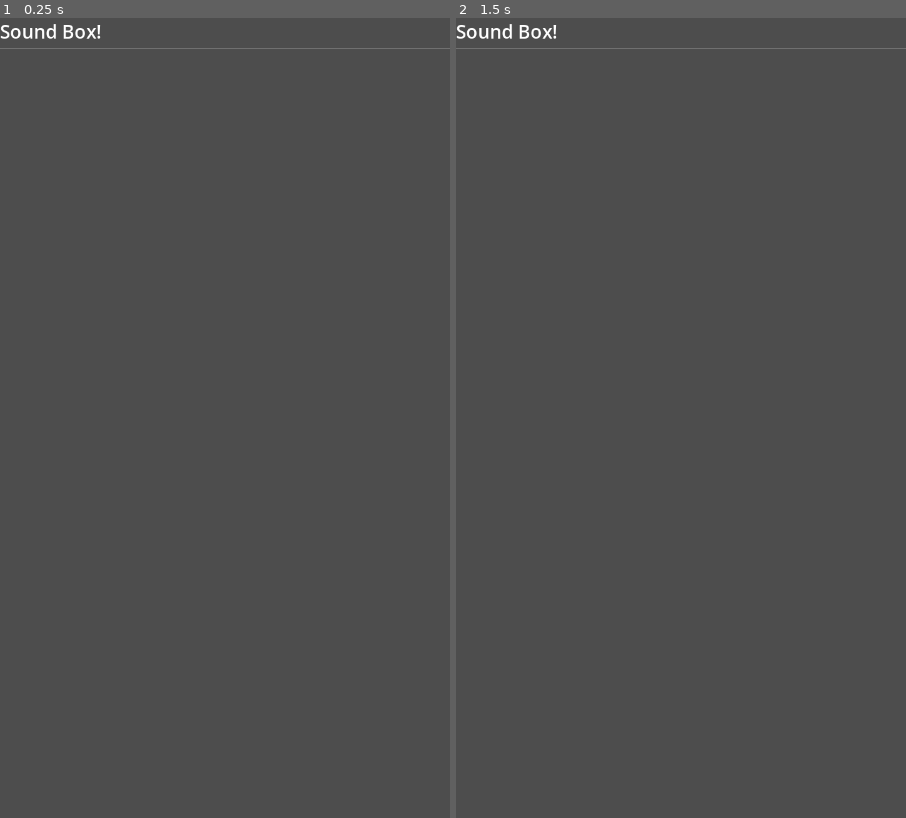
Above: before the commit, frames 1-2 (left to right).
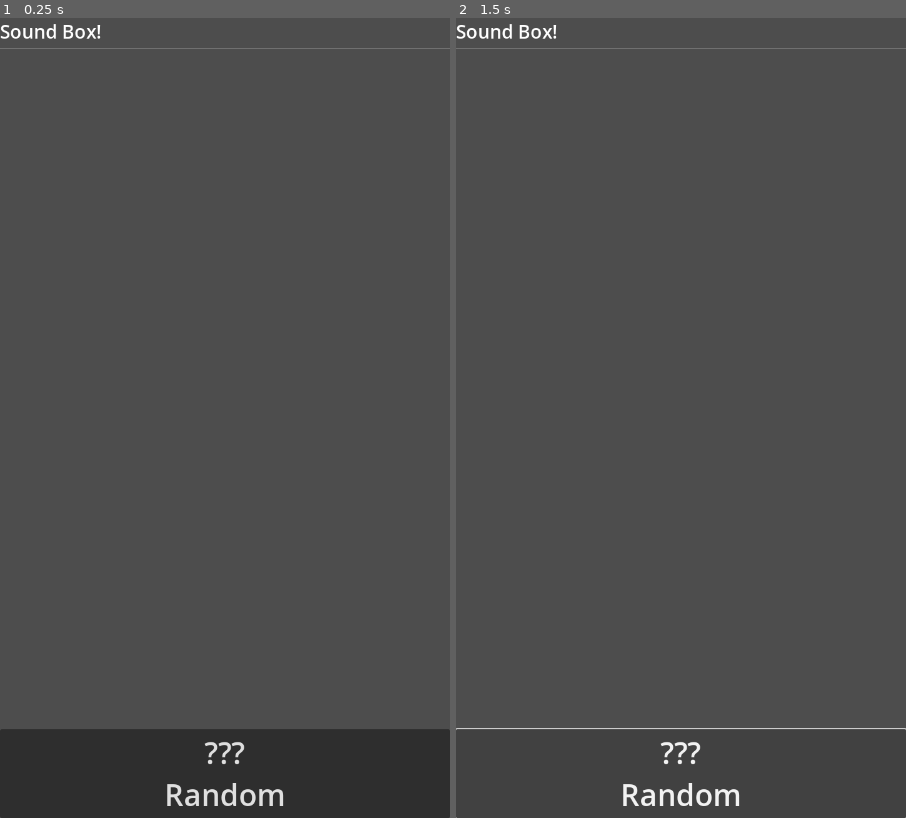
Above: after the commit, the same moments.

Repository: pokeparadox/SoundBoxGd
Game: Godot game, scene res://main.tscn
Two runs of this game, one before a commit and one after it. Both use one fixed random seed, a clock stepped at 60 frames per second and the inputs below.
Inputs (mouse positions are in pixels of both pictures, inside the frame that each line leads up to):
- Up to frame 1 (0.25 s): no input
- Up to frame 2 (1.5 s): click (681, 770) at 0.5 s, where only the run after the commit has a clickable "??? Random"; click (681, 770) at 1.25 s, where only the run after the commit has a clickable "??? Random"

The runs differ from the first frame. In frame 1, 11% of the frame differs, in the area x 0-100%, y 88-100%; in frame 2, 0.5%.
Error after the commit: Invalid call. Nonexistent function 'emit_signal' in base 'Nil'. (res://ButtonsPanel.gd:69)

Commit message:
Added random sound button

Diff:
--- a/ButtonsPanel.gd
+++ b/ButtonsPanel.gd
@@ -61,3 +61,9 @@
 	else:
 		print("An error occurred when trying to access the path.")
 	return names
+
+
+func _on_button_random_pressed() -> void:
+	var buttons = self.get_children()
+	var selected_button = buttons.pick_random()
+	selected_button.emit_signal("pressed")
--- a/main.tscn
+++ b/main.tscn
@@ -37,3 +37,11 @@
 size_flags_vertical = 3
 alignment = 1
 script = ExtResource("2_yxiyy")
+
+[node name="ButtonRandom" type="Button" parent="VBoxContainer"]
+layout_mode = 2
+theme_override_font_sizes/font_size = 48
+text = "???
+Random"
+
+[connection signal="pressed" from="VBoxContainer/ButtonRandom" to="VBoxContainer/ButtonsPanel" method="_on_button_random_pressed"]
